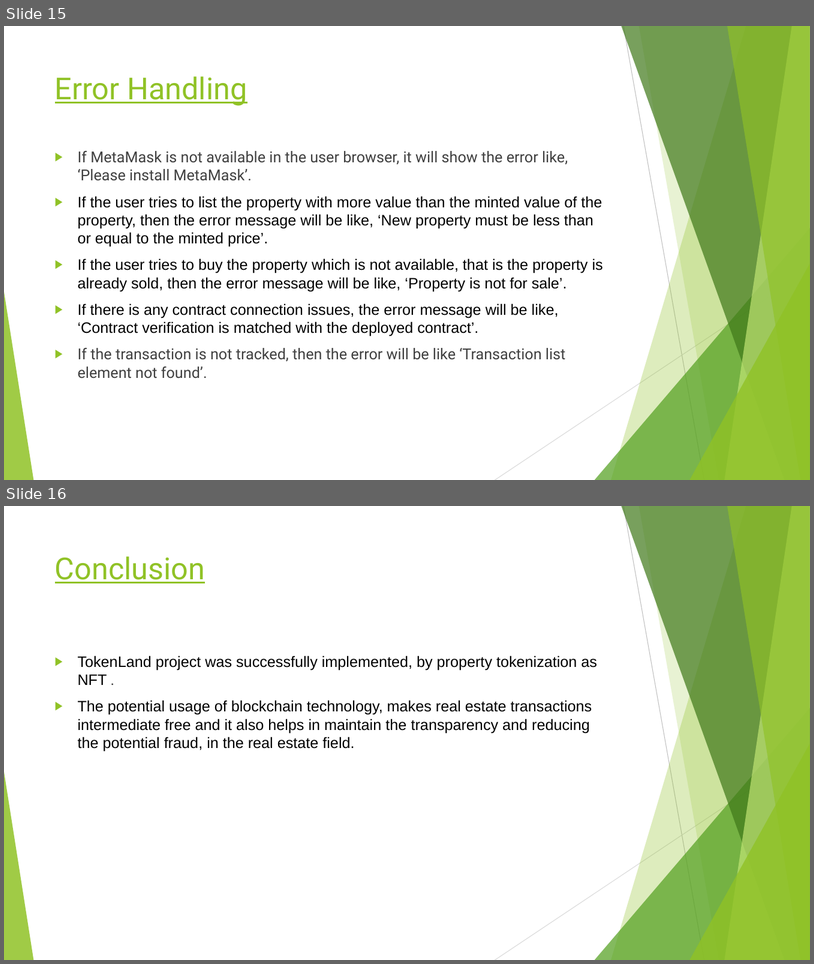
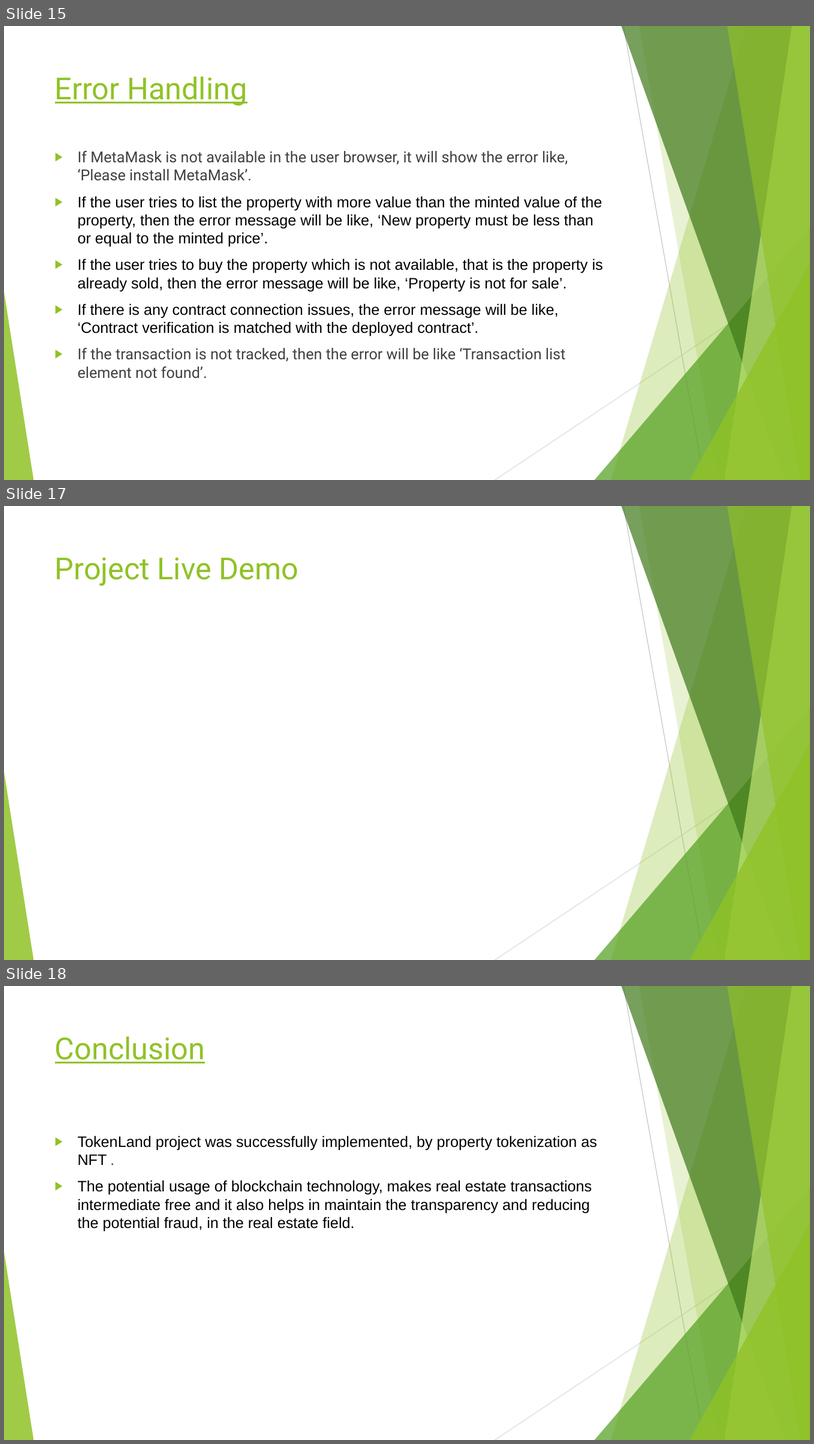
Before and after one commit to pavan-kalam/Blockchain-based-realestate-management-system, a slide deck: Blockchain-TokenLand-real-estate-project.pptx. Shown one above the other, each under a label of ours: slides 15 and 16 before the commit, slides 15, 17 and 18 after it; the slides between them are not shown. The pictures are 814x964 and 814x1444 pixels, drawn with LibreOffice and Linux fonts; fonts in the diff are those of the drawing. Boxes give left, top, right and bottom in pixels: in the first picture for what was removed or moved away, otherwise in the second. Text is boxed around its words. In the diff, an @@ line names an element or a change of style, - is before the commit and + after.

```diff
--- a/Blockchain-TokenLand-real-estate-project.pptx
+++ b/Blockchain-TokenLand-real-estate-project.pptx
@@ slide 17 added at (x1=4, y1=506, x2=810, y2=960), background #FFFFFF; not listed: 10 template elements that a slide beside it also shows @@
@@ title added at (x1=55, y1=557, x2=299, y2=586), 36 pt, text #90C226 @@
+Project Live Demo
@@ what was slide 16 is now slide 18 @@
```
Also in this commit, not shown: 1 other slide added.
